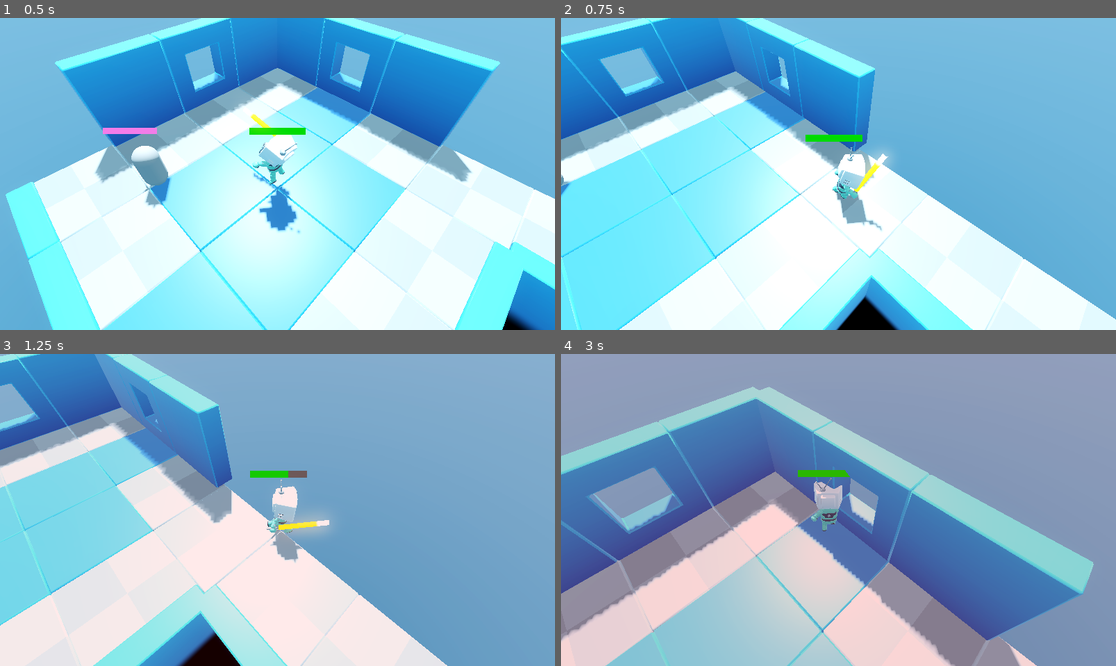
Above: before the commit, frames 1-4 (two rows, left to right).
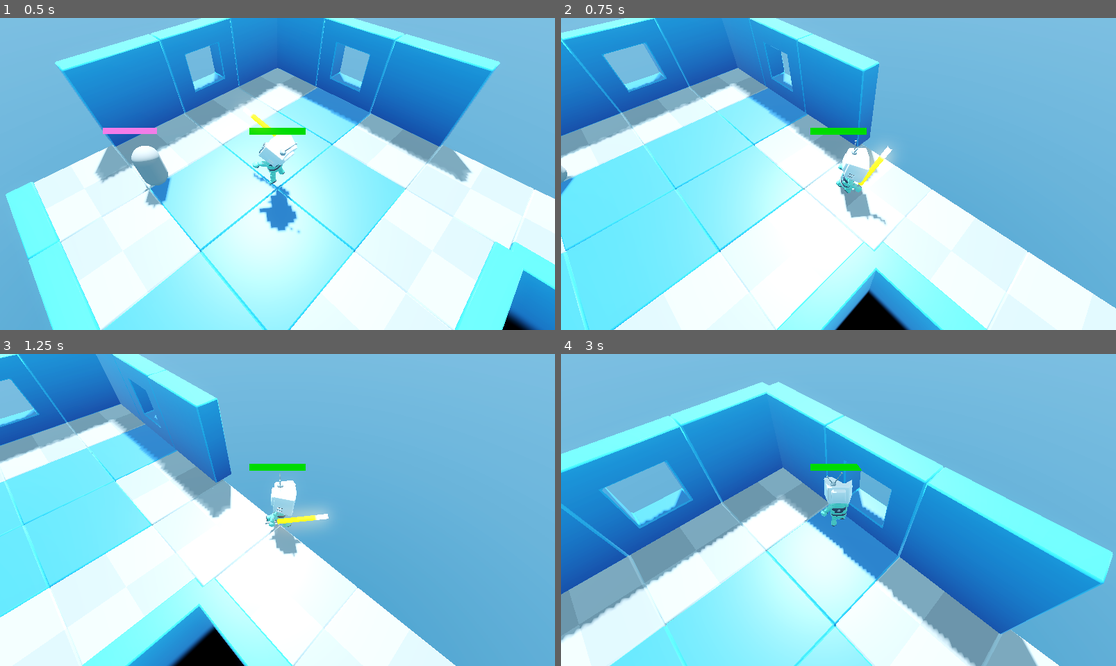
Above: after the commit, the same moments.

Repository: markj-66/godot-roguelite-project
Game: Godot game, scene res://Levels/LevelTemplate.tscn
Two runs of this game, one before a commit and one after it. Both use one fixed random seed, a clock stepped at 60 frames per second and the inputs below.
Inputs (mouse positions are in pixels of both pictures, inside the frame that each line leads up to):
- Up to frame 1 (0.5 s): no input
- Up to frame 2 (0.75 s): tap Enter (ui_accept) at 0.5 s; move the mouse to (960, 158) at 0.52 s; hold D (move_right) from 0.53 s (still down); hold Space (dash) from 0.53 s (still down)
- Up to frame 3 (1.25 s): keep holding D (move_right); keep holding Space (dash); tap Enter (ui_accept) at 0.77, 0.8, 1.07 s
- Up to frame 4 (3 s): move the mouse to (727, 525) at 1.27 s; release D (move_right) at 1.28 s; release Space (dash) at 1.28 s; hold S (move_back) 1.28-2.03 s; tap Enter (ui_accept) at 1.35, 1.52, 1.82, 2.3 s; tap Space (dash) at 1.55, 2.85 s; move the mouse to (894, 441) at 2.02 s; press the mouse at (894, 441) at 2.03 s; hold D (move_right) 2.03-2.78 s; move the mouse to (810, 572) at 2.77 s; release the mouse at (810, 572) at 2.78 s; hold W (move_forward) from 2.78 s (still down)

Frame 1 is identical in both runs. In frame 2, 12% of the frame differs, in the area x 0-100%, y 0-100%; in frame 3, 10%; in frame 4, 100%.

Commit message:
Added dash sound effect

Diff:
--- a/Player/player.gd
+++ b/Player/player.gd
@@ -10,6 +10,7 @@
 @export var dash_speed := 50.0
 @export var run_speed := 8.0
 @export var decay:= 12.0
+@export var dash_audio: AudioStreamPlayer3D
 
 func _ready() -> void:
 	health_component.defeat.connect(get_tree().reload_current_scene)
@@ -58,6 +59,6 @@
 	var tween = create_tween()
 	tween.tween_property(damage_tint, "color", Color(Color.RED, 0.0), 0.2).from(Color(Color.RED, 0.5))
 
-func _input(event: InputEvent) -> void:
-	if event.is_action_pressed("ui_accept"):
-		health_component.take_damage(5.0)
+#func _input(event: InputEvent) -> void:
+	#if event.is_action_pressed("ui_accept"):
+		#health_component.take_damage(5.0)
--- a/Player/player.tscn
+++ b/Player/player.tscn
@@ -8,6 +8,7 @@
 [ext_resource type="Script" uid="uid://b5yuh1oyt1djj" path="res://Components/AttackComponent.gd" id="3_p5o4e"]
 [ext_resource type="Script" uid="uid://b4n6836xbpvfp" path="res://Player/mannequin_animation_tree.gd" id="3_vtle1"]
 [ext_resource type="AudioStream" uid="uid://cp3o6l25k5dsm" path="res://Assets/Audio/footstep-02.ogg" id="4_apopc"]
+[ext_resource type="AudioStream" uid="uid://cx123snak3vdw" path="res://Assets/Audio/fire-slash.ogg" id="4_b1ygp"]
 [ext_resource type="Script" uid="uid://c2fahn2m2se57" path="res://StateMachine/PlayerStates/PlayerFall.gd" id="4_gwnis"]
 [ext_resource type="AudioStream" uid="uid://clfh77vbuo10y" path="res://Assets/Audio/footstep-03.ogg" id="5_5htga"]
 [ext_resource type="Script" uid="uid://ynxg2aktk8hr" path="res://StateMachine/PlayerStates/PlayerDash.gd" id="5_k53q1"]
@@ -16,6 +17,8 @@
 [ext_resource type="Script" uid="uid://d4j3v65lven4r" path="res://StateMachine/PlayerStates/PlayerAttack.gd" id="13_dkpta"]
 [ext_resource type="Script" uid="uid://bdisjfqdmyaha" path="res://Components/HealthComponent.gd" id="13_gu6f8"]
 [ext_resource type="PackedScene" uid="uid://bwo2c4dl16ces" path="res://Components/health_bar.tscn" id="16_lfmf2"]
+[ext_resource type="AudioStream" uid="uid://b1ihkudmpnw30" path="res://Assets/Audio/metal-hit.ogg" id="17_pisgm"]
+[ext_resource type="AudioStream" uid="uid://bt4mtq3k6bfu1" path="res://Assets/Audio/dash.ogg" id="19_o28un"]
 
 [sub_resource type="Gradient" id="Gradient_vtle1"]
 offsets = PackedFloat32Array(0, 0.12709497, 0.7388268)
@@ -182,8 +185,9 @@
 
 [sub_resource type="FastNoiseLite" id="FastNoiseLite_uk0tf"]
 
-[node name="Player" type="CharacterBody3D" unique_id=602303743]
+[node name="Player" type="CharacterBody3D" unique_id=602303743 node_paths=PackedStringArray("dash_audio")]
 script = ExtResource("1_l8h54")
+dash_audio = NodePath("DashAudio")
 
 [node name="DashCooldown" type="Timer" parent="." unique_id=2046468141]
 unique_name_in_owner = true
@@ -194,56 +198,56 @@
 transform = Transform3D(1, 0, 0, 0, 1, 0, 0, 0, 1, 0, -1, 0)
 
 [node name="Skeleton3D" parent="GamedevTV_Mannequin_Medium/Rig_Medium" parent_id_path=PackedInt32Array(2067433722, 1219633034) index="0" unique_id=887657859]
-bones/1/position = Vector3(0, 0.40747696, 0)
-bones/1/rotation = Quaternion(0.048994996, 0.021557912, -0.0010577454, 0.99856585)
-bones/2/rotation = Quaternion(0.003245962, 0.061229076, -0.008467375, 0.9980826)
-bones/3/rotation = Quaternion(0.0025048386, 6.5531687e-09, 0.0002168131, 0.9999969)
+bones/1/position = Vector3(0, 0.38536143, 0)
+bones/1/rotation = Quaternion(0.04796697, 0.02155899, -0.0010355515, 0.9986158)
+bones/2/rotation = Quaternion(0.0070029586, 0.054308284, -0.01542087, 0.99838066)
+bones/3/rotation = Quaternion(0.0025048426, 3.9003325e-09, 0.00021681319, 0.9999969)
 bones/3/scale = Vector3(1, 0.9999999, 1)
-bones/4/position = Vector3(0.21200737, 0.12964204, -0.023100024)
-bones/4/rotation = Quaternion(-0.5712921, -0.012916617, -0.6552514, 0.49406907)
+bones/4/position = Vector3(0.21200734, 0.12998849, -0.021317646)
+bones/4/rotation = Quaternion(-0.56454396, 0.008266417, -0.6341669, 0.5282557)
 bones/4/scale = Vector3(0.9999993, 0.99999917, 0.99999976)
-bones/5/rotation = Quaternion(6.837202e-09, -6.767494e-08, -0.41702926, 0.9088931)
+bones/5/rotation = Quaternion(4.176287e-09, -5.258485e-08, -0.47662383, 0.8791074)
 bones/5/scale = Vector3(1.0000002, 0.9999999, 1)
 bones/6/rotation = Quaternion(7.598428e-09, -3.8330903e-09, 0.0266581, 0.99964464)
 bones/6/scale = Vector3(1, 1, 1)
-bones/7/rotation = Quaternion(-0.2586648, -0.18429047, -0.043550573, 0.94722384)
+bones/7/rotation = Quaternion(-0.25668195, -0.20141174, -0.032032114, 0.94473374)
 bones/7/scale = Vector3(0.9999999, 1, 1.0000001)
 bones/8/position = Vector3(5.138707e-10, 0.096125096, -0.057500064)
-bones/8/rotation = Quaternion(-0.015066778, -0.03826561, -0.7716007, 0.63477635)
+bones/8/rotation = Quaternion(-0.015568447, -0.035892155, -0.766915, 0.64055514)
 bones/8/scale = Vector3(1, 1, 1)
-bones/9/position = Vector3(-0.21200737, 0.13862252, 0.02310017)
-bones/9/rotation = Quaternion(-0.6782195, 0.16142635, 0.62451184, 0.35205808)
+bones/9/position = Vector3(-0.21200737, 0.13827613, 0.021317791)
+bones/9/rotation = Quaternion(-0.673291, 0.14934428, 0.6221099, 0.37061405)
 bones/9/scale = Vector3(0.9999993, 0.99999905, 0.99999976)
-bones/10/rotation = Quaternion(5.6113807e-09, 4.2489642e-08, 0.4912474, 0.8710201)
+bones/10/rotation = Quaternion(6.4790178e-09, 5.172598e-08, 0.5123501, 0.85877675)
 bones/10/scale = Vector3(1.0000002, 0.9999998, 1)
 bones/11/rotation = Quaternion(1.3807978e-10, 3.5662107e-09, -0.026658095, 0.99964464)
-bones/12/rotation = Quaternion(-0.11390136, 0.40292415, -0.007656343, 0.9080859)
+bones/12/rotation = Quaternion(-0.12114401, 0.41629297, -0.018052526, 0.90094316)
 bones/12/scale = Vector3(0.99999976, 0.99999994, 1.0000002)
 bones/13/position = Vector3(-7.964459e-09, 0.096125126, -0.057500064)
-bones/13/rotation = Quaternion(-0.029577091, -0.020989073, 0.570047, 0.8208113)
+bones/13/rotation = Quaternion(-0.028787663, -0.026159398, 0.60621536, 0.7943488)
 bones/13/scale = Vector3(1, 1, 1)
-bones/14/rotation = Quaternion(-0.03692707, -0.077466376, 0.006151345, 0.99629194)
-bones/15/position = Vector3(0.17094508, 0.11358724, 0.049676877)
-bones/15/rotation = Quaternion(0.9428795, 0.017974107, 0.042059477, 0.32997915)
+bones/14/rotation = Quaternion(-0.05423917, -0.07543748, 0.005410911, 0.9956596)
+bones/15/position = Vector3(0.17094508, 0.11403571, 0.04721724)
+bones/15/rotation = Quaternion(0.9488723, 0.018755764, 0.04171678, 0.31232902)
 bones/15/scale = Vector3(0.99999994, 0.99999976, 1.000001)
-bones/16/rotation = Quaternion(0.34660742, 6.473955e-08, -2.3625871e-07, 0.9380104)
+bones/16/rotation = Quaternion(0.32921147, 6.508861e-08, -2.24179e-07, 0.9442563)
 bones/16/scale = Vector3(1.0000002, 1.0000002, 1.0000001)
-bones/17/rotation = Quaternion(-0.6009688, -0.059562374, 0.013456998, 0.7969366)
+bones/17/rotation = Quaternion(-0.59732413, -0.059500296, 0.013728794, 0.7996718)
 bones/17/scale = Vector3(1.0000002, 1.0000007, 0.99999905)
-bones/18/rotation = Quaternion(7.6978695e-06, 0.9201753, -0.3915068, -1.6796599e-06)
+bones/18/rotation = Quaternion(7.675587e-06, 0.920152, -0.39156154, -1.6846967e-06)
 bones/18/scale = Vector3(1, 0.999997, 1.0000032)
-bones/19/position = Vector3(-0.17094508, 0.1124845, -0.049789906)
-bones/19/rotation = Quaternion(0.9982026, -0.013186445, 0.017087806, -0.055909056)
+bones/19/position = Vector3(-0.17094508, 0.113587335, -0.047232796)
+bones/19/rotation = Quaternion(0.99949497, -0.013736646, 0.016648645, -0.023323866)
 bones/19/scale = Vector3(0.99999994, 0.99999976, 1.000001)
-bones/20/rotation = Quaternion(0.35331297, -6.310121e-08, 2.4636762e-07, 0.9355053)
+bones/20/rotation = Quaternion(0.48444557, -5.8782295e-08, 3.372097e-07, 0.8748214)
 bones/20/scale = Vector3(1, 1.0000001, 1)
-bones/21/rotation = Quaternion(-0.40451324, 0.056556407, -0.0110525135, 0.9127147)
+bones/21/rotation = Quaternion(-0.47779295, 0.057270814, -0.006390905, 0.8765803)
 bones/21/scale = Vector3(0.9999999, 1.0000007, 0.999999)
-bones/22/rotation = Quaternion(-4.4667337e-05, 0.9203837, -0.3910166, 1.0167375e-05)
+bones/22/rotation = Quaternion(-4.4672743e-05, 0.92029405, -0.3912275, 1.0181268e-05)
 bones/22/scale = Vector3(1.0000001, 0.99999726, 1.0000031)
 
 [node name="WeaponSlot" parent="GamedevTV_Mannequin_Medium/Rig_Medium/Skeleton3D" index="6" unique_id=643558321 node_paths=PackedStringArray("shapecast")]
-transform = Transform3D(0.16496333, -0.20383102, -0.9650073, -0.6721348, -0.73927736, 0.04125443, -0.72181743, 0.6418095, -0.25895596, -0.49365002, 0.7386202, 0.29940218)
+transform = Transform3D(0.17823526, -0.2043776, -0.96252847, -0.6534885, -0.7559041, 0.039495856, -0.7356518, 0.62196183, -0.26828748, -0.49353465, 0.7282619, 0.2849652)
 shapecast = NodePath("ShapeCast3D")
 
 [node name="LaserSword" type="MeshInstance3D" parent="GamedevTV_Mannequin_Medium/Rig_Medium/Skeleton3D/WeaponSlot" index="0" unique_id=6904095]
@@ -268,8 +272,14 @@
 script = ExtResource("3_p5o4e")
 shake_on_damage = true
 
+[node name="AttackAudio" type="AudioStreamPlayer3D" parent="GamedevTV_Mannequin_Medium/Rig_Medium/Skeleton3D/WeaponSlot" index="3" unique_id=380489442]
+stream = ExtResource("4_b1ygp")
+volume_db = 10.0
+max_db = 5.0
+bus = &"SFX"
+
 [node name="LeftFootBone" parent="GamedevTV_Mannequin_Medium/Rig_Medium/Skeleton3D" index="7" unique_id=472779417]
-transform = Transform3D(0.99780107, 0.044577613, -0.049058873, -0.027154397, -0.40027142, -0.9159941, -0.060469866, 0.915313, -0.39818102, 0.1888352, 0.1773002, 0.15672825)
+transform = Transform3D(0.9978026, 0.044185966, -0.049380925, -0.027158257, -0.40705848, -0.9129979, -0.0604428, 0.91233397, -0.4049644, 0.18921493, 0.15174326, 0.14756216)
 
 [node name="AudioStreamPlayer3D" type="AudioStreamPlayer3D" parent="GamedevTV_Mannequin_Medium/Rig_Medium/Skeleton3D/LeftFootBone" index="0" unique_id=709110071]
 stream = SubResource("AudioStreamRandomizer_j3pel")
@@ -278,7 +288,7 @@
 bus = &"SFX"
 
 [node name="RightFootBone" parent="GamedevTV_Mannequin_Medium/Rig_Medium/Skeleton3D" index="8" unique_id=762222917]
-transform = Transform3D(0.9931107, -0.058020297, 0.10180627, -0.06743239, -0.99351215, 0.09158611, 0.09583205, -0.09782004, -0.9905794, -0.18443458, 0.21320122, -0.19814703)
+transform = Transform3D(0.99224323, -0.07641229, 0.09805237, -0.09049769, -0.9847861, 0.14834976, 0.08522503, -0.15607285, -0.98406225, -0.18351315, 0.2177613, -0.1973852)
 
 [node name="AudioStreamPlayer3D" type="AudioStreamPlayer3D" parent="GamedevTV_Mannequin_Medium/Rig_Medium/Skeleton3D/RightFootBone" index="0" unique_id=1657190257]
 stream = SubResource("AudioStreamRandomizer_j3pel")
@@ -365,8 +375,9 @@
 player = NodePath("../..")
 dash_state = NodePath("../PlayerDash")
 
-[node name="HealthComponent" type="Node" parent="." unique_id=830813062]
+[node name="HealthComponent" type="Node" parent="." unique_id=830813062 node_paths=PackedStringArray("hit_audio")]
 script = ExtResource("13_gu6f8")
+hit_audio = NodePath("../DamageAudio")
 max_health = 60.0
 
 [node name="DamageTint" type="ColorRect" parent="." unique_id=519073002]
@@ -382,6 +393,18 @@
 transform = Transform3D(1.5, 0, 0, 0, 1.5, 0, 0, 0, 1.5, 0, 2.25, 0)
 health_component = NodePath("../HealthComponent")
 
+[node name="DamageAudio" type="AudioStreamPlayer3D" parent="." unique_id=448807041]
+stream = ExtResource("17_pisgm")
+bus = &"SFX"
+
+[node name="DashAudio" type="AudioStreamPlayer3D" parent="." unique_id=318626381]
+unique_name_in_owner = true
+stream = ExtResource("19_o28un")
+volume_db = 10.0
+max_db = 5.0
+bus = &"SFX"
+
+[connection signal="slash" from="GamedevTV_Mannequin_Medium/Rig_Medium/Skeleton3D/WeaponSlot" to="GamedevTV_Mannequin_Medium/Rig_Medium/Skeleton3D/WeaponSlot/AttackAudio" method="play"]
 [connection signal="footstep" from="GamedevTV_Mannequin_Medium/Rig_Medium/Skeleton3D/LeftFootBone" to="GamedevTV_Mannequin_Medium/Rig_Medium/Skeleton3D/LeftFootBone/AudioStreamPlayer3D" method="play"]
 [connection signal="footstep" from="GamedevTV_Mannequin_Medium/Rig_Medium/Skeleton3D/RightFootBone" to="GamedevTV_Mannequin_Medium/Rig_Medium/Skeleton3D/RightFootBone/AudioStreamPlayer3D" method="play"]
 
--- a/StateMachine/PlayerStates/PlayerDash.gd
+++ b/StateMachine/PlayerStates/PlayerDash.gd
@@ -7,6 +7,7 @@
 @onready var dash_duration: Timer = $DashDuration
 
 func enter(_previous_state_path: String, _data := {}) -> void:
+	player.dash_audio.play()
 	direction = _data.direction
 	player.velocity = direction * player.dash_speed
 	player.dash_cooldown.start()
--- a/default_bus_layout.tres
+++ b/default_bus_layout.tres
@@ -1,6 +1,7 @@
 [gd_resource type="AudioBusLayout" format=3 uid="uid://c2ywkcmpfnaml"]
 
 [resource]
+bus/0/volume_db = -7.932392
 bus/1/name = &"SFX"
 bus/1/solo = false
 bus/1/mute = false
